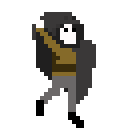
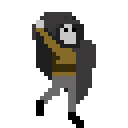
The second 128px x 128px image is a revision of the first. Changes to its layers:
painted on "Right Arm" over (36, 20, 44, 28)
painted on "Face" over (60, 24, 76, 44)
